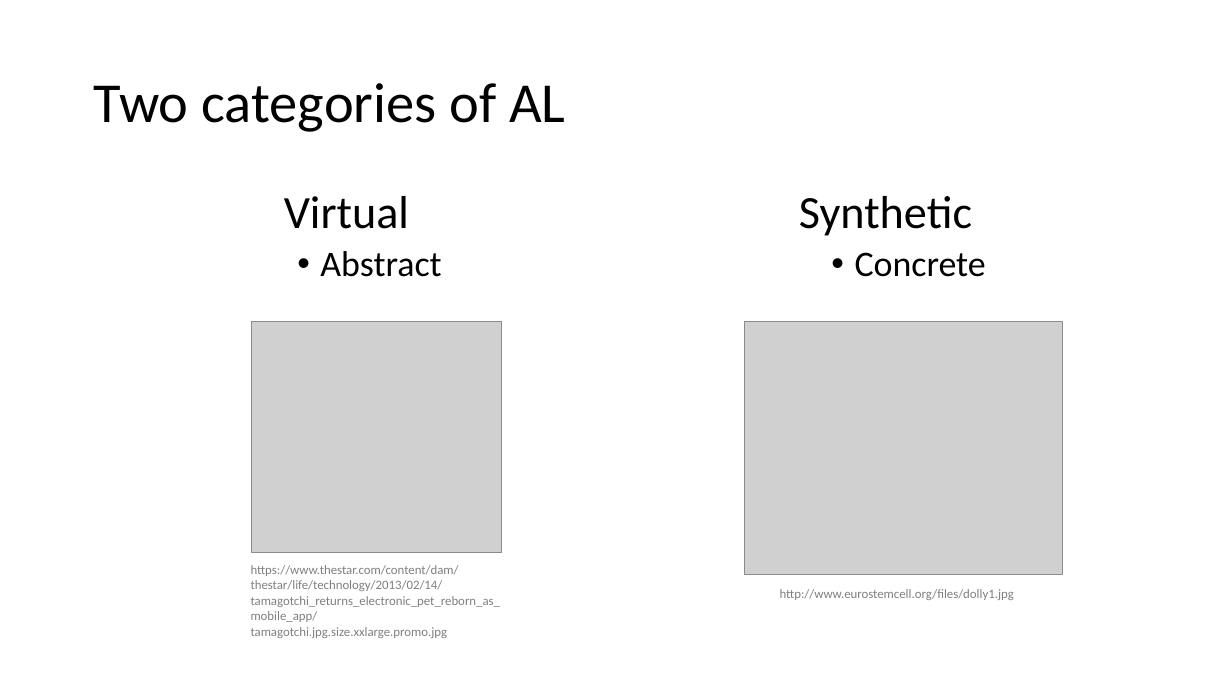
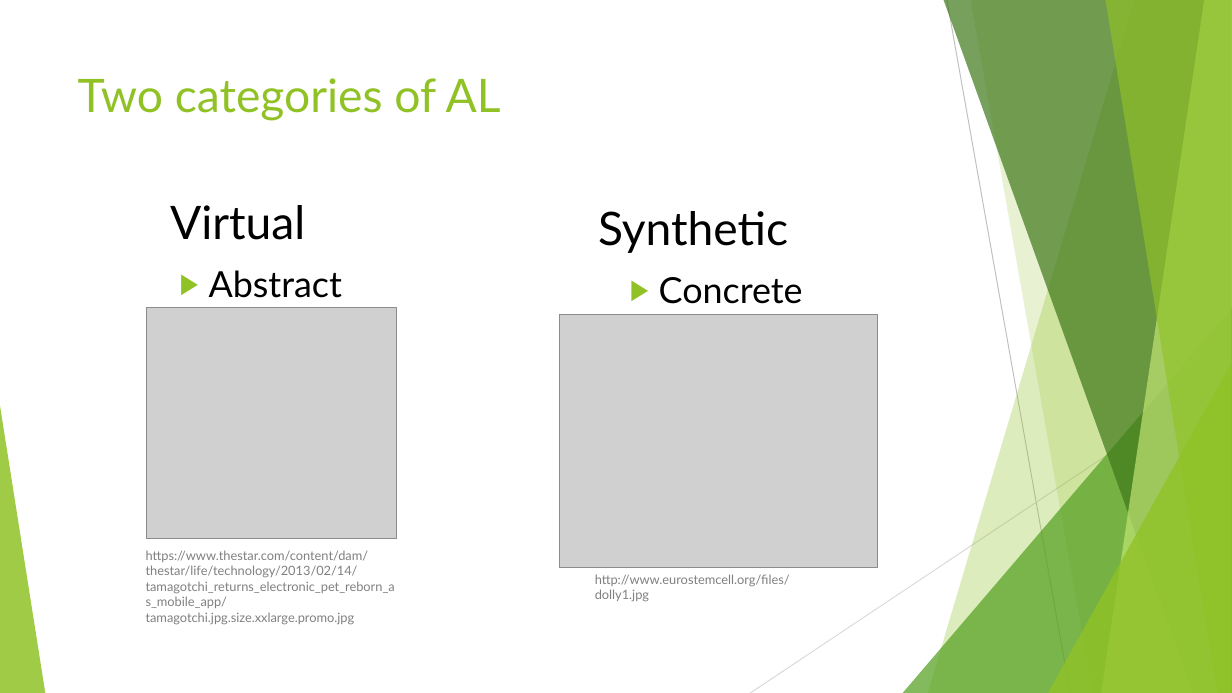
Before and after one commit to BenChurch/Fall2016, a slide deck: slide 10 of CISC879/ChapterPresentation/LectureSlidesCh8.pptx. Drawn at 1232x693 pixels with LibreOffice and Linux fonts; fonts in the diff are those of the drawing; grey boxes stand for pictures. Boxes give left, top, right and bottom in pixels: in the first picture for what was removed or moved away, otherwise in the second. Text is boxed around its words. In the diff, an @@ line names an element or a change of style, - is before the commit and + after.

```diff
--- a/CISC879/ChapterPresentation/LectureSlidesCh8.pptx
+++ b/CISC879/ChapterPresentation/LectureSlidesCh8.pptx
@@ title "Two categories of AL": place and size @@
-title "Two categories of AL" at (94,83,565,132)
+title "Two categories of AL" at (78,78,501,121)
@@ title "Two categories of AL" at (78,78,501,121): size 44 to 36 pt, font Calibri to Lato, text colour #000000 to #90C226; line spacing 0.9 to 1; vertical alignment middle to top @@
@@ text "Virtual": place and size @@
-text "Virtual" at (284,196,441,277)
+text "Virtual" at (170,205,342,298)
@@ text "Virtual" at (170,205,342,298): font Calibri to Lato; line spacing 0.9 to 1; bullet • to ▶; more space between paragraphs @@
@@ text "Synthetic" at (598,211,803,304): font Calibri to Lato; line spacing 0.9 to 1; bullet • to ▶; more space between paragraphs @@
@@ text "Synthetic": place and size @@
-text "Synthetic" at (799,196,986,277)
+text "Synthetic" at (598,211,803,304)
@@ picture: place and size @@
-picture at (252,322,502,553)
+picture at (147,308,396,539)
@@ picture: place and size @@
-picture at (744,322,1062,575)
+picture at (559,315,877,568)
@@ group added at (0,0,1232,693): 5 freeform shapes, 3 triangles, 2 lines @@
@@ text "https://www.thestar.com/content/dam/thestar/life/technology/ ...": place and size @@
-text "https://www.thestar.com/content/dam/thestar/life/technology/ ..." at (251,565,500,638)
+text "https://www.thestar.com/content/dam/thestar/life/technology/ ..." at (146,550,395,624)
@@ text "https://www.thestar.com/content/dam/thestar/life/technology/ ..." at (146,550,395,624): font Calibri to Lato @@
@@ text "http://www.eurostemcell.org/files/dolly1.jpg" at (595,574,790,601): font Calibri to Lato @@
@@ text "http://www.eurostemcell.org/files/dolly1.jpg": place and size @@
-text "http://www.eurostemcell.org/files/dolly1.jpg" at (780,589,1014,600)
+text "http://www.eurostemcell.org/files/dolly1.jpg" at (595,574,790,601)
```
Also in this commit, not shown: 40 other slides changed, 1 slide added, 6 slides removed, 1 other file.
